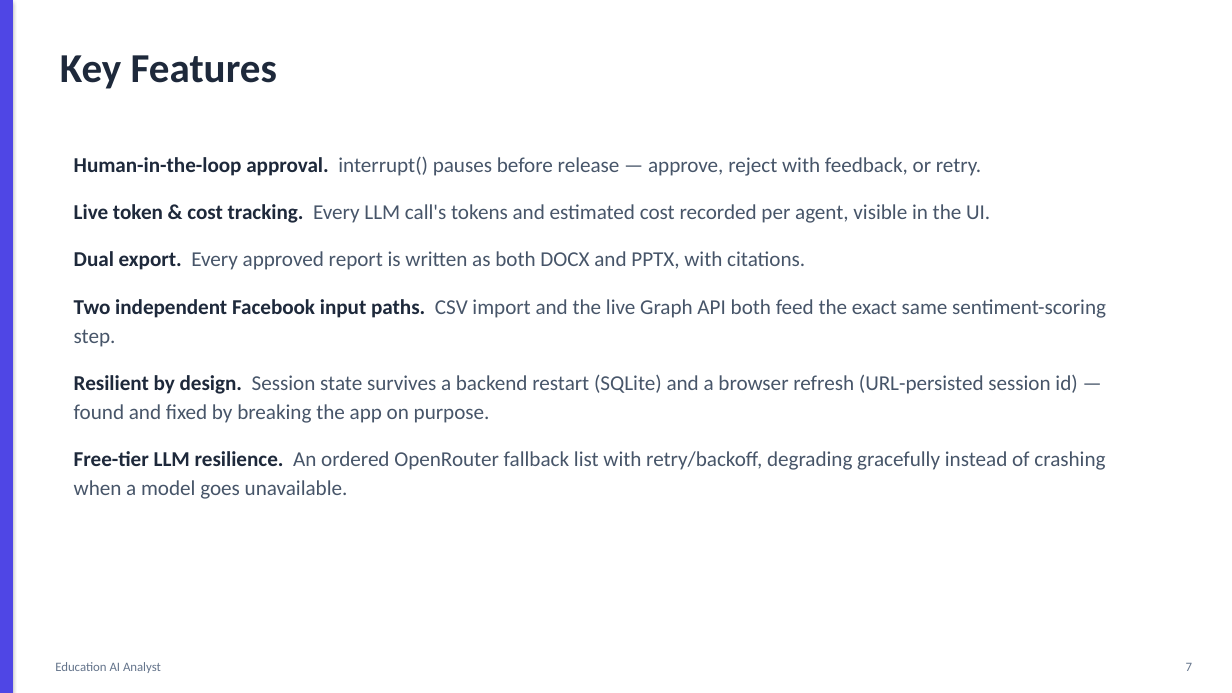
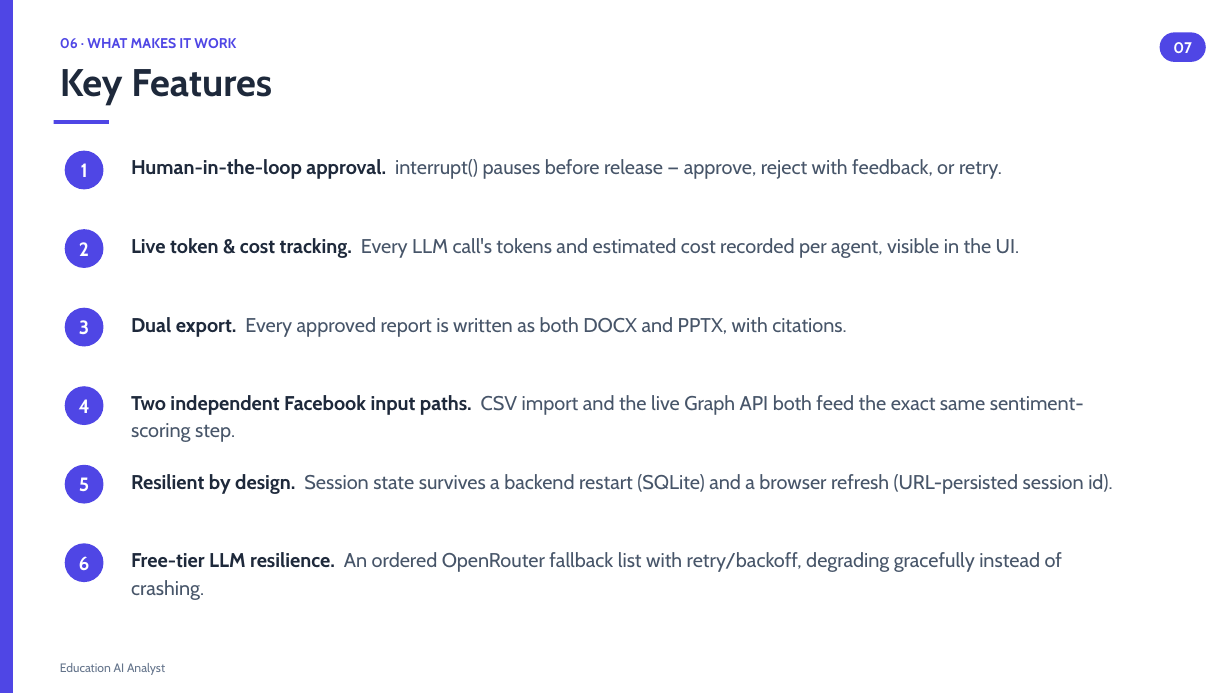
Before and after one commit to sumaiyaSultanaTarin/Education-AI-Analyst, a slide deck: slide 7 of docs/presentation-slides.pptx. Drawn at 1232x693 pixels with LibreOffice and Linux fonts; fonts in the diff are those of the drawing. Boxes give left, top, right and bottom in pixels: in the first picture for what was removed or moved away, otherwise in the second. Text is boxed around its words. In the diff, an @@ line names an element or a change of style, - is before the commit and + after.

```diff
--- a/docs/presentation-slides.pptx
+++ b/docs/presentation-slides.pptx
@@ rectangle at bbox=[0, 0, 13, 693]: shadow off @@
@@ text "Key Features": place and size @@
-text "Key Features" at bbox=[60, 55, 277, 89]
+text "Key Features" at bbox=[60, 69, 272, 105]
@@ text "Key Features" at bbox=[60, 69, 272, 105]: size 32 to 30 pt, font Calibri to Cabin @@
@@ text added at bbox=[60, 38, 236, 48], 11 pt, text #4F46E5, bold @@
+06 · WHAT MAKES IT WORK
@@ rounded rectangle added at bbox=[1160, 32, 1206, 62], fill #4F46E5, 12 pt, text #FFFFFF, bold @@
+07
@@ rectangle added at bbox=[54, 120, 109, 124], fill #4F46E5 @@
@@ ellipse added at bbox=[65, 151, 104, 189], fill #4F46E5, 15 pt, text #FFFFFF, bold @@
+1
@@ text removed at bbox=[74, 156, 1106, 499] @@
-Human-in-the-loop approval. interrupt() pauses before release — approve, reject with feedback, or retry.
-Live token & cost tracking. Every LLM call's tokens and estimated cost recorded per agent, visible in the UI.
-Dual export. Every approved report is written as both DOCX and PPTX, with citations.
-Two independent Facebook input paths. CSV import and the live Graph API both feed the exact same sentiment-scoring step.
-Resilient by design. Session state survives a backend restart (SQLite) and a browser refresh (URL-persisted session id) — found and fixed by breaking the app on purpose.
-Free-tier LLM resilience. An ordered OpenRouter fallback list with retry/backoff, degrading gracefully instead of crashing when a model goes unavailable.
@@ text added at bbox=[131, 159, 1002, 179], 15.5 pt, text #475569 @@
+Human-in-the-loop approval. interrupt() pauses before release — approve, reject with feedback, or retry.
@@ ellipse added at bbox=[65, 229, 104, 268], fill #4F46E5, 15 pt, text #FFFFFF, bold @@
+2
@@ text added at bbox=[131, 238, 1020, 258], 15.5 pt, text #475569 @@
+Live token & cost tracking. Every LLM call's tokens and estimated cost recorded per agent, visible in the UI.
@@ ellipse added at bbox=[65, 308, 104, 347], fill #4F46E5, 15 pt, text #FFFFFF, bold @@
+3
@@ text added at bbox=[131, 317, 846, 337], 15.5 pt, text #475569 @@
+Dual export. Every approved report is written as both DOCX and PPTX, with citations.
@@ ellipse added at bbox=[65, 386, 104, 425], fill #4F46E5, 15 pt, text #FFFFFF, bold @@
+4
@@ text added at bbox=[131, 395, 1084, 442], 15.5 pt, text #475569 @@
+Two independent Facebook input paths. CSV import and the live Graph API both feed the exact same sentiment-scoring step.
@@ ellipse added at bbox=[65, 465, 104, 504], fill #4F46E5, 15 pt, text #FFFFFF, bold @@
+5
@@ text added at bbox=[131, 474, 1112, 494], 15.5 pt, text #475569 @@
+Resilient by design. Session state survives a backend restart (SQLite) and a browser refresh (URL-persisted session id).
@@ ellipse added at bbox=[65, 543, 104, 582], fill #4F46E5, 15 pt, text #FFFFFF, bold @@
+6
@@ text added at bbox=[131, 552, 1062, 600], 15.5 pt, text #475569 @@
+Free-tier LLM resilience. An ordered OpenRouter fallback list with retry/backoff, degrading gracefully instead of crashing.
@@ text "Education AI Analyst" at bbox=[60, 663, 165, 675]: size 10 to 9.5 pt, font Calibri to Cabin @@
@@ text removed at bbox=[1186, 663, 1192, 671] @@
-7
```
Also in this commit, not shown: 9 other slides changed.
